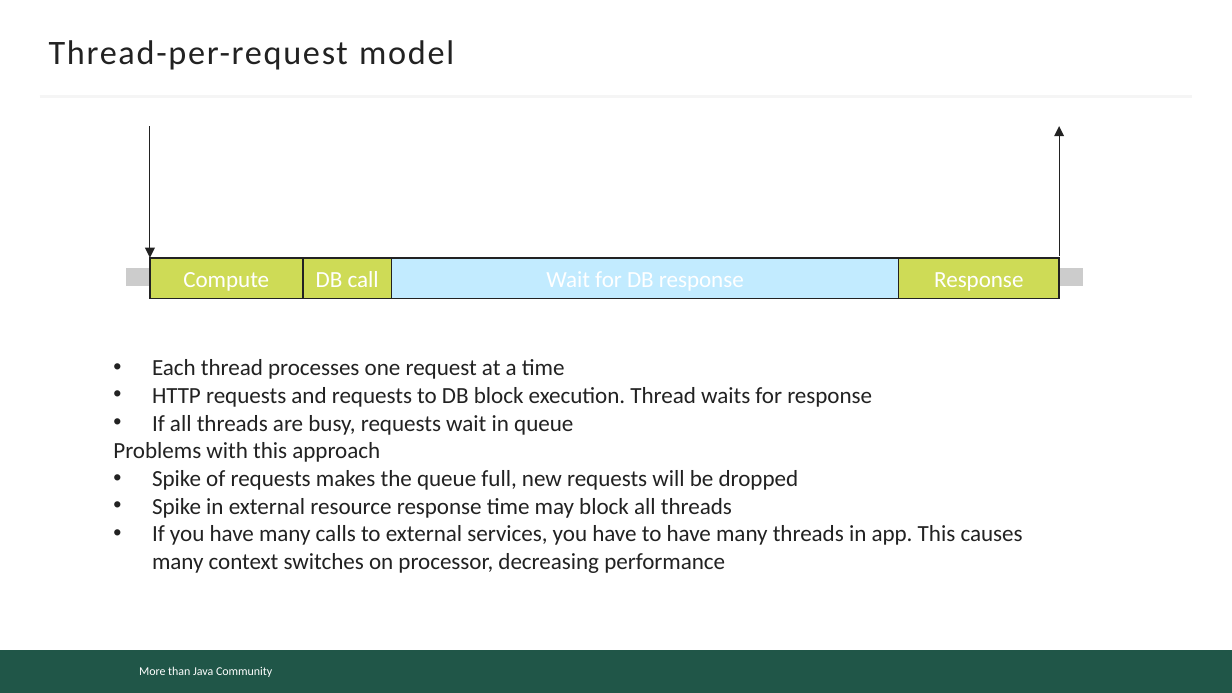
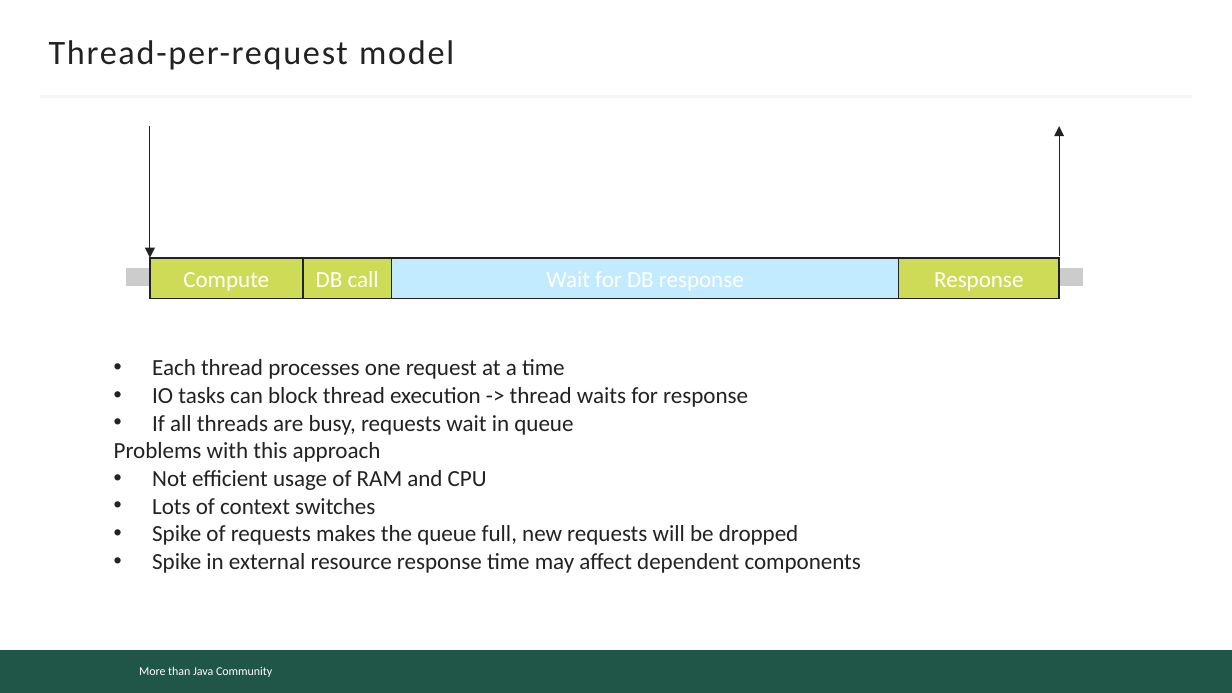
Before and after one commit to mjc-school/mentors-handsbook, a slide deck: slide 3 of light-talks/reactive/reactive.pptx. Drawn at 1232x693 pixels with LibreOffice and Linux fonts; fonts in the diff are those of the drawing; background and template pictures are left out. Boxes give left, top, right and bottom in pixels: in the first picture for what was removed or moved away, otherwise in the second. Text is boxed around its words. In the diff, an @@ line names an element or a change of style, - is before the commit and + after.

```diff
--- a/light-talks/reactive/reactive.pptx
+++ b/light-talks/reactive/reactive.pptx
@@ text at <box>152,387,748,407</box>: text changed @@
-• HTTP requests and requests to DB block execution. Thread waits for response
+• IO tasks can block thread execution -> thread waits for response
@@ text at <box>152,470,487,514</box>: paragraphs added @@
+• Not efficient usage of RAM and CPU
+• Lots of context switches
@@ text at <box>152,553,861,573</box>: text changed @@
-• Spike in external resource response time may block all threads
-• If you have many calls to external services, you have to have many threads in app. This causes many context switches on processor, decreasing performance
+• Spike in external resource response time may affect dependent components
```
Also in this commit, not shown: 3 other slides changed, 4 slides added, 1 other file.
